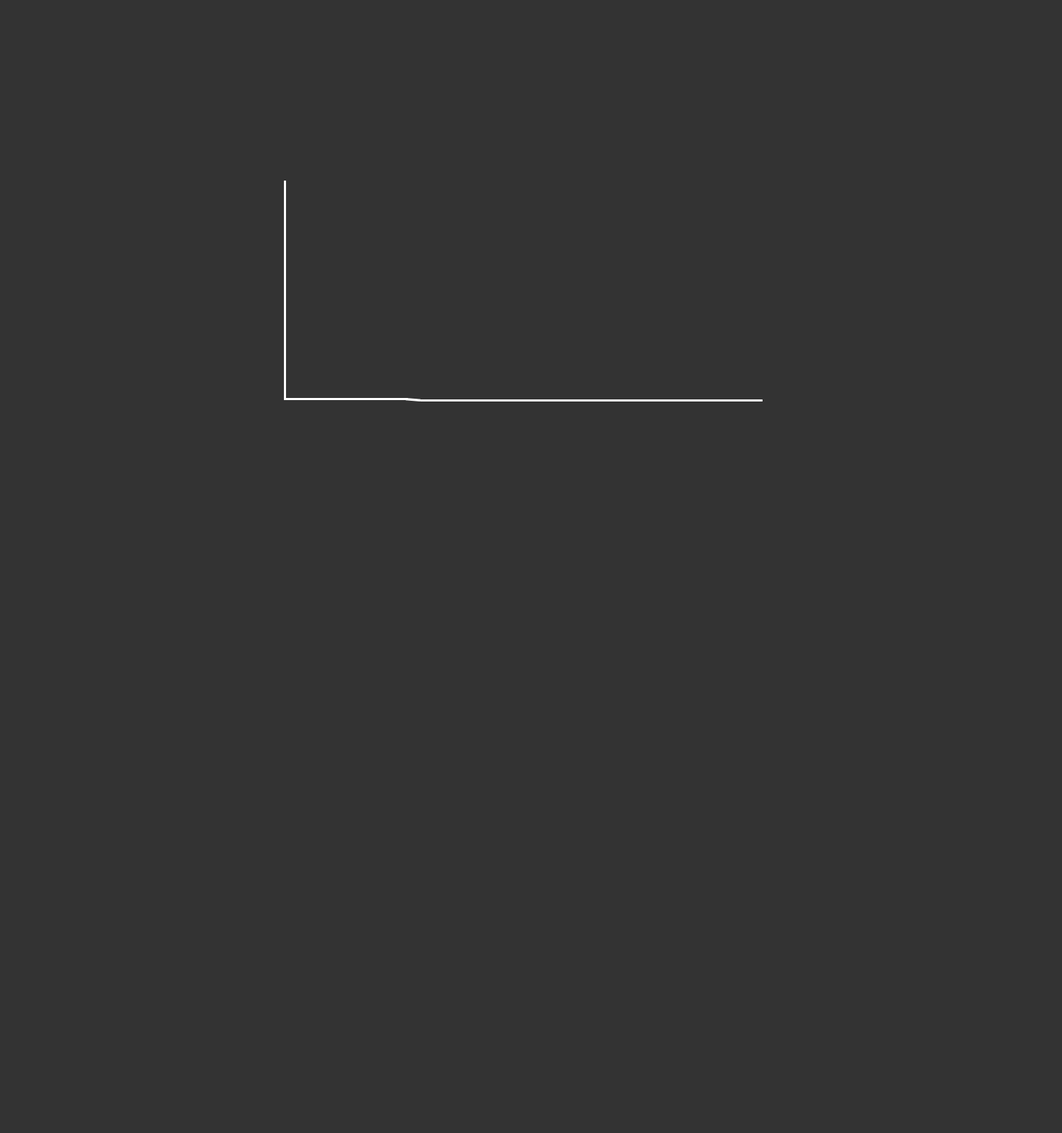
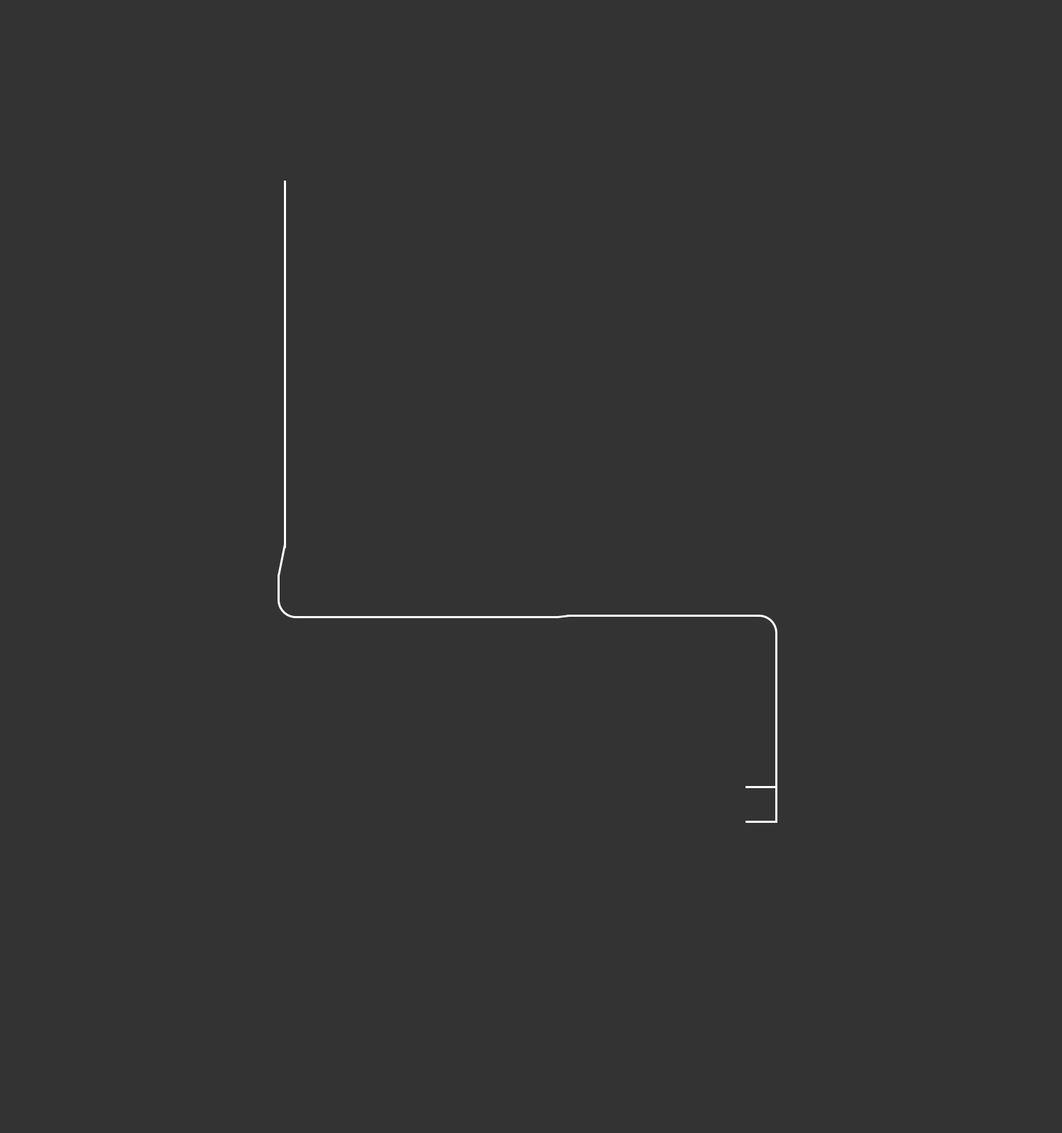
The second 1062x1133 image is a revision of the first. Changes to its layers:
added layer "椭圆 1 拷贝" in group "map_path" over [757, 614, 778, 635]
added layer "椭圆 1" in group "map_path" over [277, 598, 298, 619]
added layer "形状 5" in group "map_path" over [277, 543, 287, 577]
added layer "形状 7 拷贝" in group "map_path" over [745, 820, 778, 823]
added layer "形状 7" in group "map_path" over [745, 785, 778, 789]
added layer "形状 6" in group "map_path" over [775, 632, 778, 823]
added layer "形状 4 拷贝 2" in group "map_path" over [567, 614, 758, 617]
painted on "形状 4" over [295, 399, 763, 619]
removed layer "形状 3" from group "map_path" over [405, 397, 421, 402]
removed layer "形状 2" from group "map_path" over [286, 397, 408, 401]
added layer "形状 2 拷贝" in group "map_path" over [277, 574, 280, 600]
painted on "形状 1" over [283, 400, 287, 549]
added layer "形状 8" in group "map_path" over [557, 614, 571, 619]
painted on "背景" over [277, 397, 778, 823]
